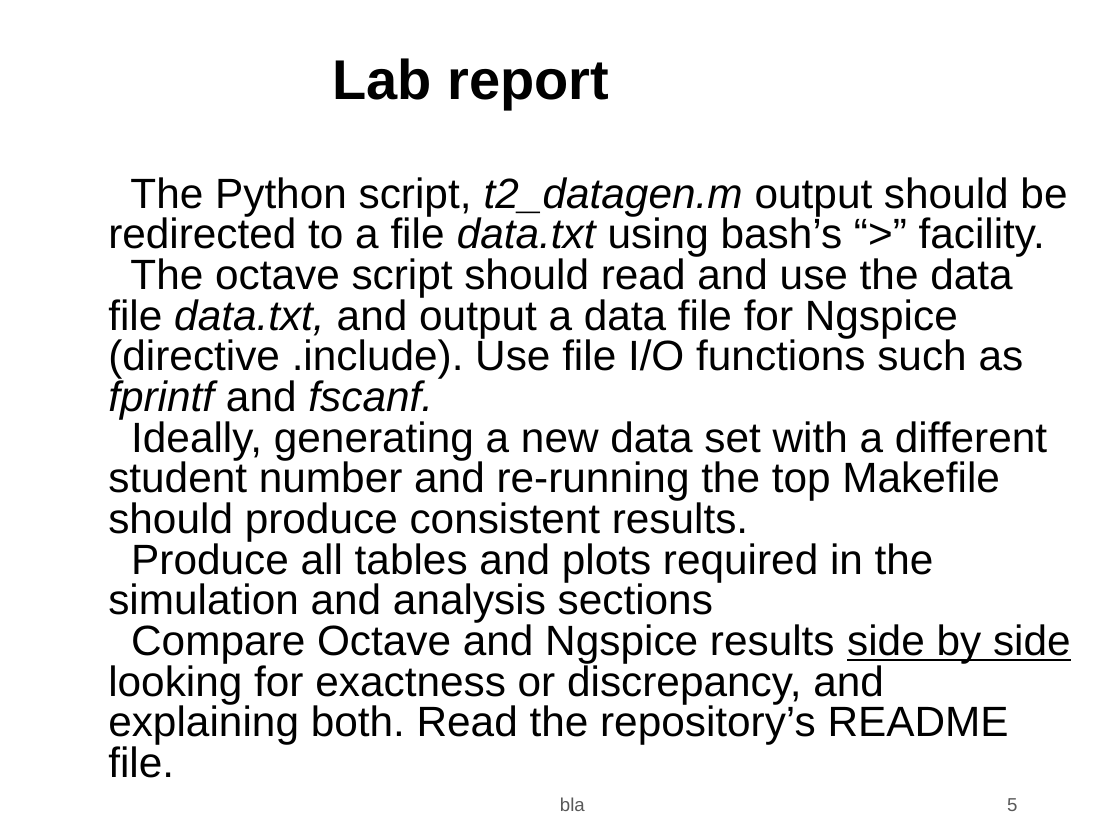
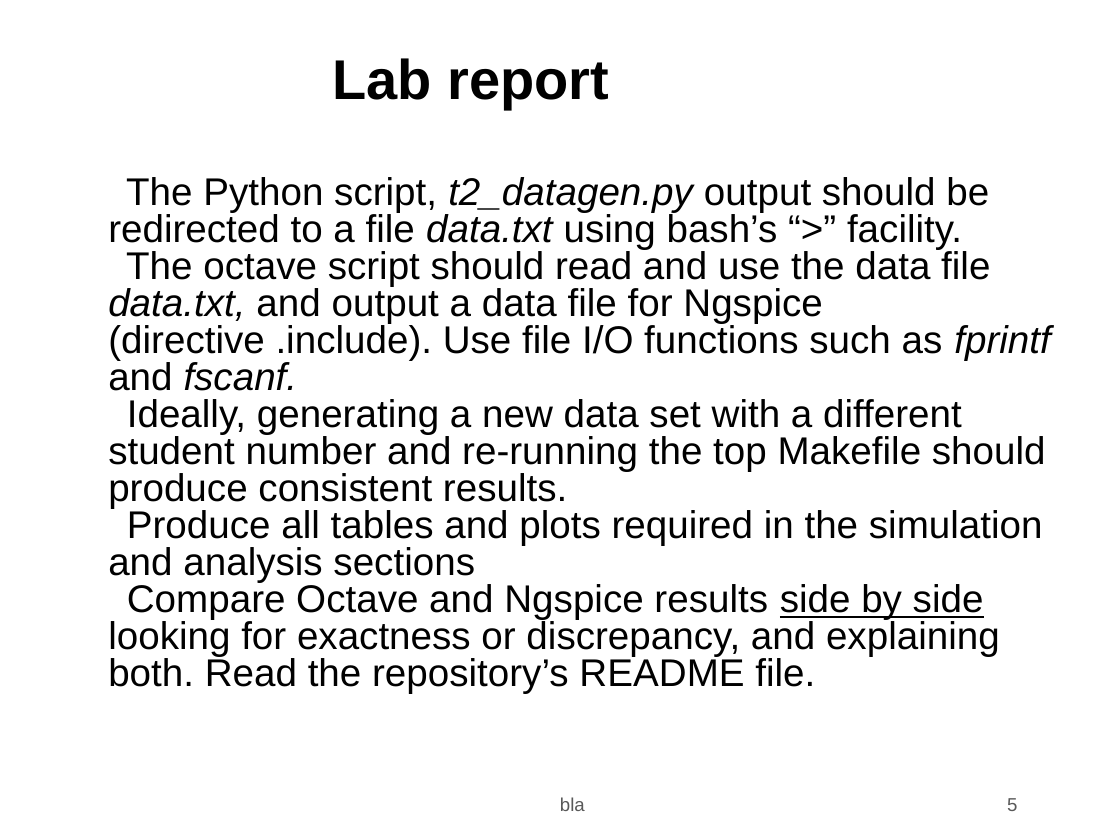
Before and after one commit to TomasTNunes/ist-tcfe, a slide deck: slide 5 of t2/t2.odp. Drawn at 1120x840 pixels with LibreOffice and Linux fonts; fonts in the diff are those of the drawing; background and template pictures are left out. Boxes give left, top, right and bottom in pixels: in the first picture for what was removed or moved away, otherwise in the second. Text is boxed around its words. In the diff, an @@ line names an element or a change of style, - is before the commit and + after.

```diff
--- a/t2/t2.odp
+++ b/t2/t2.odp
@@ text at bbox=[108, 177, 989, 249]: text changed; size 27.2 to 24.8 pt @@
-1) The Python script, t2_datagen.m output should be redirected to a file data.txt using bash’s “>” facility.
+1) The Python script, t2_datagen.py output should be redirected to a file data.txt using bash’s “>” facility.
@@ text at bbox=[108, 248, 1050, 694]: size 27.2 to 24.8 pt in "The octave script should read and use ...", "Ideally, generating a new data set with ...", "Produce all tables and plots required in ...", "Compare Octave and Ngspice results side by ..." @@
```
Also in this commit, not shown: 1 other slide changed, 16 other files.
